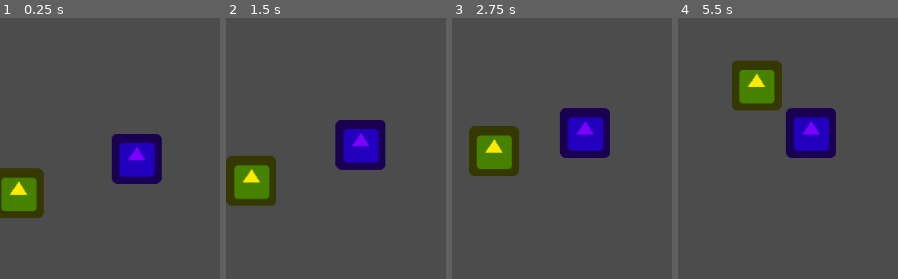
Above: before the commit, frames 1-4 (left to right).
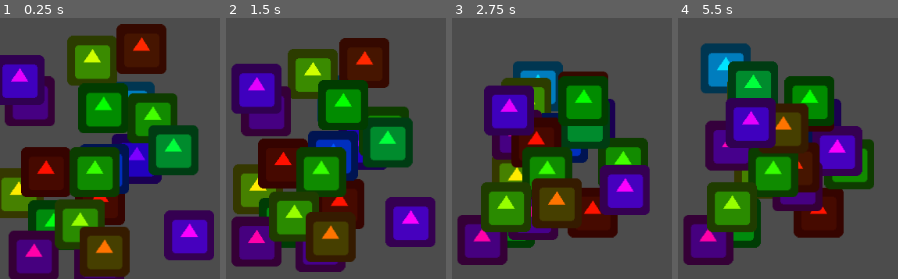
Above: after the commit, the same moments.

Repository: manning390/number-horde
Game: Godot game, scene res://scenes/Server.tscn
Two runs of this game, one before a commit and one after it. Both use one fixed random seed, a clock stepped at 60 frames per second and the inputs below. The engine's default icon, where the game draws it, is replaced by a stand-in: a white triangle on a blue panel in a dark square.
Inputs:
- Up to frame 1 (0.25 s): no input
- Up to frame 2 (1.5 s): tap Enter at 0.5 s
- Up to frame 3 (2.75 s): no input
- Up to frame 4 (5.5 s): no input

The runs differ from the first frame. In frame 1, 56% of the frame differs, in the area x 0-98%, y 2-100%; in frame 2, 56%; in frame 3, 47%; in frame 4, 45%.

Commit message:
Fixed some bullet bugs

Diff:
--- a/scenes/Zombie.tscn
+++ b/scenes/Zombie.tscn
@@ -14,6 +14,7 @@
 
 [node name="Zombie" type="Node2D"]
 script = ExtResource( 1 )
+max_term = 5
 
 [node name="Sprite" type="Sprite" parent="."]
 modulate = Color( 0.152941, 0.47451, 0.0392157, 1 )
--- a/scripts/Bullet.gd
+++ b/scripts/Bullet.gd
@@ -5,18 +5,14 @@
 var isMiss = false
 var miss_once = true
 var velocity = Vector2(1, 0)
+var stop_looking = false
 export(float) var speed = 500
 
 func _process(delta):
 	# If we missed, first frame lets shoot some random thing.
 	if isMiss && miss_once:
 		miss_once = false
-		# Fire at half the screen distance +- 20px
-		randomize()
-		var x = rand_range(-20, Global.screen_size.x / 2)
-		# 50% top or bottom
-		var y = -40 if randi() % 2 == 0 else Global.screen_size.y + 40
-		target = Vector2(x, y)
+		target = _get_miss()
 
 	# If the zombie isn't null, bullet the forehead stupid
 	if zombie != null:
@@ -24,8 +20,20 @@
 
 	# Don't move till we have a target
 	if target != null:
-		look_at(target)
+		if !stop_looking:
+			look_at(target)
 		global_position += velocity.rotated(rotation) * speed * delta
 
 func _on_VisibilityNotifier2D_screen_exited():
 	queue_free()
+
+func _on_zombie_freed(_z):
+	zombie = null
+	stop_looking = true
+
+func _get_miss():
+	randomize()
+	var x = rand_range(100 if randf() < 0.7 else -10, Global.screen_size.x / 2)
+	# above or below screen by 40
+	var y = -40 if randi() % 2 == 0 else Global.screen_size.y + 40
+	return Vector2(x, y)
--- a/scripts/Player.gd
+++ b/scripts/Player.gd
@@ -35,8 +35,10 @@
 		$Random_walk_timer.wait_time = 0.5
 		$Random_walk_timer.start()
 		var bullet = Global.instance_node(bullet_node, $Gun_position.global_position, Global.node_creation_parent)
+
 		if zombie != null:
 			bullet.zombie = zombie
+			zombie.connect("zombie_freed", bullet, "_on_zombie_freed")
 		else:
 			bullet.isMiss = true
 
--- a/scripts/Server.gd
+++ b/scripts/Server.gd
@@ -42,7 +42,7 @@
 	elif err == OK:
 		print("Server started")
 
-	for i in 2:
+	for i in 20:
 		spawn_player(i, true)
 
 func _exit_tree():
@@ -53,12 +53,11 @@
 	# Spawn a zombie for every player there is, negative numbers ignored
 	spawn_zombie(players.size() - zombies.size())
 
-
 	TEST += delta
-	if TEST >= 0.5:
+	if TEST >= 0.2:
 		TEST = 0
 		randomize()
-		_on_fire(1, {"shot": randi() % 21})
+		_on_fire(randi() % players.size(), {"shot": randi() % 10})
 
 	_server.poll()
 
@@ -127,7 +126,7 @@
 		"data": data
 	}).to_utf8())
 
-func _on_connect(id, proto):
+func _on_connect(id, _proto):
 	print("Client %d connected" % [id])
 
 	spawn_player(id)
--- a/scripts/Zombie.gd
+++ b/scripts/Zombie.gd
@@ -64,7 +64,7 @@
 
 	answer = calc_answer(term1, term2, operator)
 	equation = "%d %s %d" % [term1, operators[operator], term2]
-	print(equation, " = ", answer)
+#	print(equation, " = ", answer)
 	equation_label.text = equation
 
 func calc_answer(term1, term2, operator):
